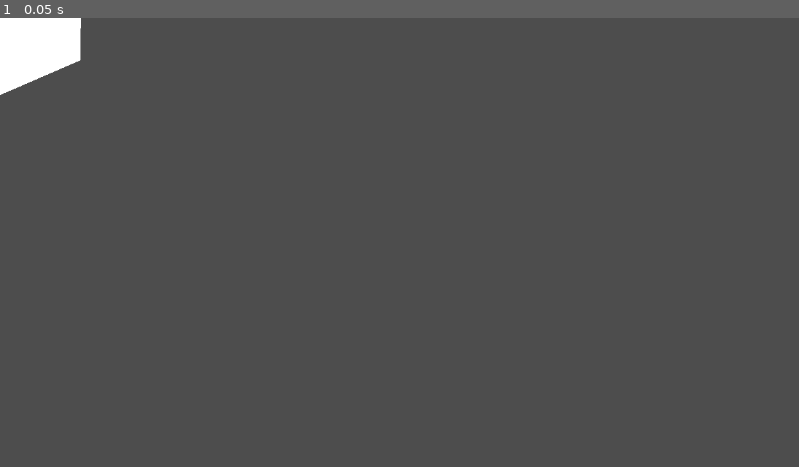
Above: before the commit, frame 1.
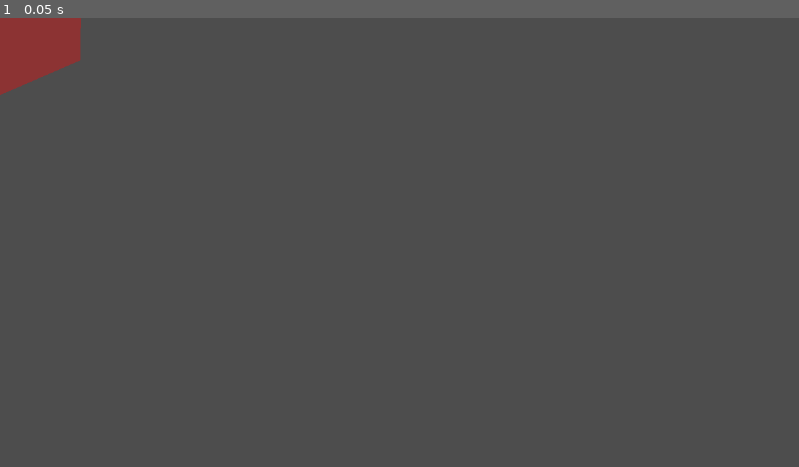
Above: after the commit, the same moment.

Repository: nuitsdesbassins2025/display-engine
Game: Godot game, scene res://player.tscn
The game is run twice, just before and just after one commit, with the same random seed, the same clock (stepped at 60 frames per second) and the same inputs. This scene is started directly instead of the project's main scene.
Inputs:
- Up to frame 1 (0.05 s): no input

The runs differ from the first frame. In frame 1, 1.4% of the frame differs, in the area x 0-11%, y 0-18%.

Commit message:
Augmentation de l'objet Player
Création de fonctions pour lisser les déplacements

Diff:
--- a/player.gd
+++ b/player.gd
@@ -1,11 +1,79 @@
 extends Node2D
 
+# Variables publiques
+var actif: bool = true
+var posX: float
+var posY: float
+var angle: float
+var size: float = 1.0  # Taille initiale
+var animation_player: AnimationPlayer
+
+func _ready():
+	# Initialisez ici les références qui nécessitent que le nœud soit prêt
+	animation_player = $AnimationPlayer
+
+	# Position initiale
+	posX = position.x
+	posY = position.y
+	angle = rotation_degrees
+
+func move_to(new_x: float, new_y: float):
+	# Crée une animation pour déplacer le joueur à la nouvelle position
+	var anim_length = 0.2  # Durée de l'animation en secondes
+	var animation = Animation.new()
+	animation.length = anim_length
+
+	animation.track_insert_key(0, 0, position)
+	animation.track_insert_key(0, anim_length, Vector2(new_x, new_y))
+
+	animation_player.add_animation("move_animation", animation)
+	animation_player.play("move_animation")
+
+	# Met à jour les variables publiques
+	posX = new_x
+	posY = new_y
+
+func turn_to(new_angle: float):
+	# Crée une animation pour tourner le joueur vers le nouvel angle
+	var anim_length = 0.3  # Durée de l'animation en secondes
+	var animation = Animation.new()
+	animation.length = anim_length
+
+	animation.track_insert_key(0, 0, rotation_degrees)
+	animation.track_insert_key(0, anim_length, new_angle)
+
+	animation_player.add_animation("turn_animation", animation)
+	animation_player.play("turn_animation")
+
+	# Met à jour la variable publique
+	angle = new_angle
+
+func do_action01():
+	# Animation pour faire grandir le joueur puis revenir à la taille normale
+	var anim_length = 1.0  # Durée totale de l'animation
+	var animation = Animation.new()
+	animation.length = anim_length
+
+	animation.track_insert_key(0, 0, Vector2(size, size))
+	animation.track_insert_key(0, anim_length * 0.5, Vector2(size * 1.3, size * 1.3))
+	animation.track_insert_key(0, anim_length, Vector2(size, size))
+
+	animation_player.add_animation("grow_shrink", animation)
+	animation_player.play("grow_shrink")
+
+# Mettre à jour la position directement (sans animation)
 func update_position(x, y):
-	position = Vector2(x, y)
+	position.x = x
+	position.y = y
+	posX = x
+	posY = y
 
+# Mettre à jour la rotation directement (sans animation)
 func update_rotation(degrees):
 	rotation_degrees = degrees
+	angle = degrees
 
+# Mettre à jour la couleur directement
 func update_color(color):
 	# Supposons que le sprite est le premier enfant
 	var sprite = get_child(0)
--- a/player.tscn
+++ b/player.tscn
@@ -1,10 +1,13 @@
 [gd_scene load_steps=2 format=3 uid="uid://cn3jismh8mgb1"]
 
-[ext_resource type="Script" path="res://player.gd" id="1_yl0dd"]
+[ext_resource type="Script" uid="uid://cl548afen32ad" path="res://player.gd" id="1_yl0dd"]
 
 [node name="Player" type="Node2D"]
 script = ExtResource("1_yl0dd")
 
 [node name="Polygon2D" type="Polygon2D" parent="."]
 position = Vector2(-102, -100)
+color = Color(0.54902, 0.2, 0.2, 1)
 polygon = PackedVector2Array(219, 69, 218, 161, 75, 223, 0, 136, -3, 1, 113, -2)
+
+[node name="AnimationPlayer" type="AnimationPlayer" parent="."]
--- a/project.godot
+++ b/project.godot
@@ -12,7 +12,7 @@
 
 config/name="WebSocket Demo"
 run/main_scene="res://main_scene.tscn"
-config/features=PackedStringArray("4.2")
+config/features=PackedStringArray("4.4")
 
 [gd_project format=4]
 
Not shown: 1 places in main_scene.tscn that only renumber resources
Not shown, added: player.gd.uid
